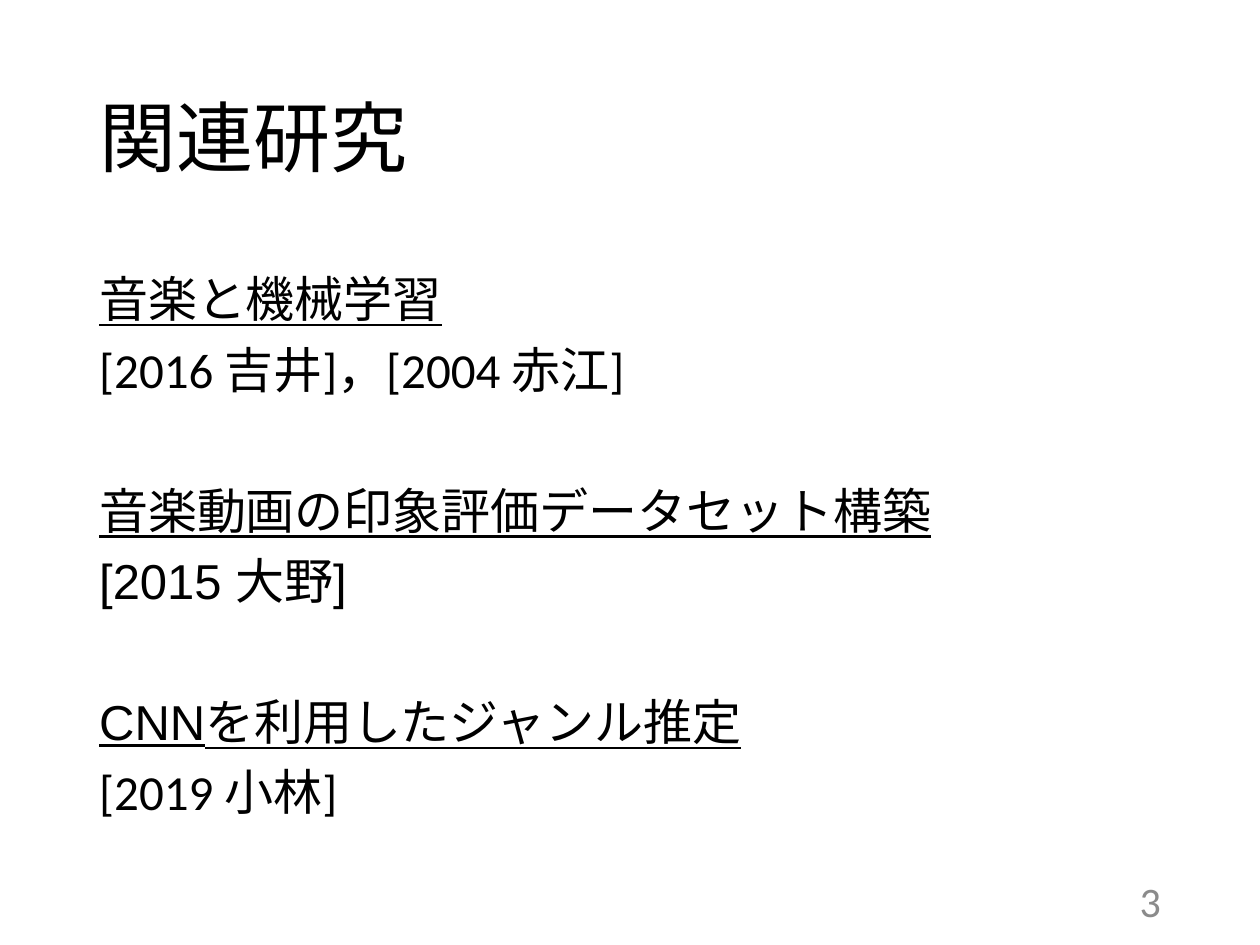
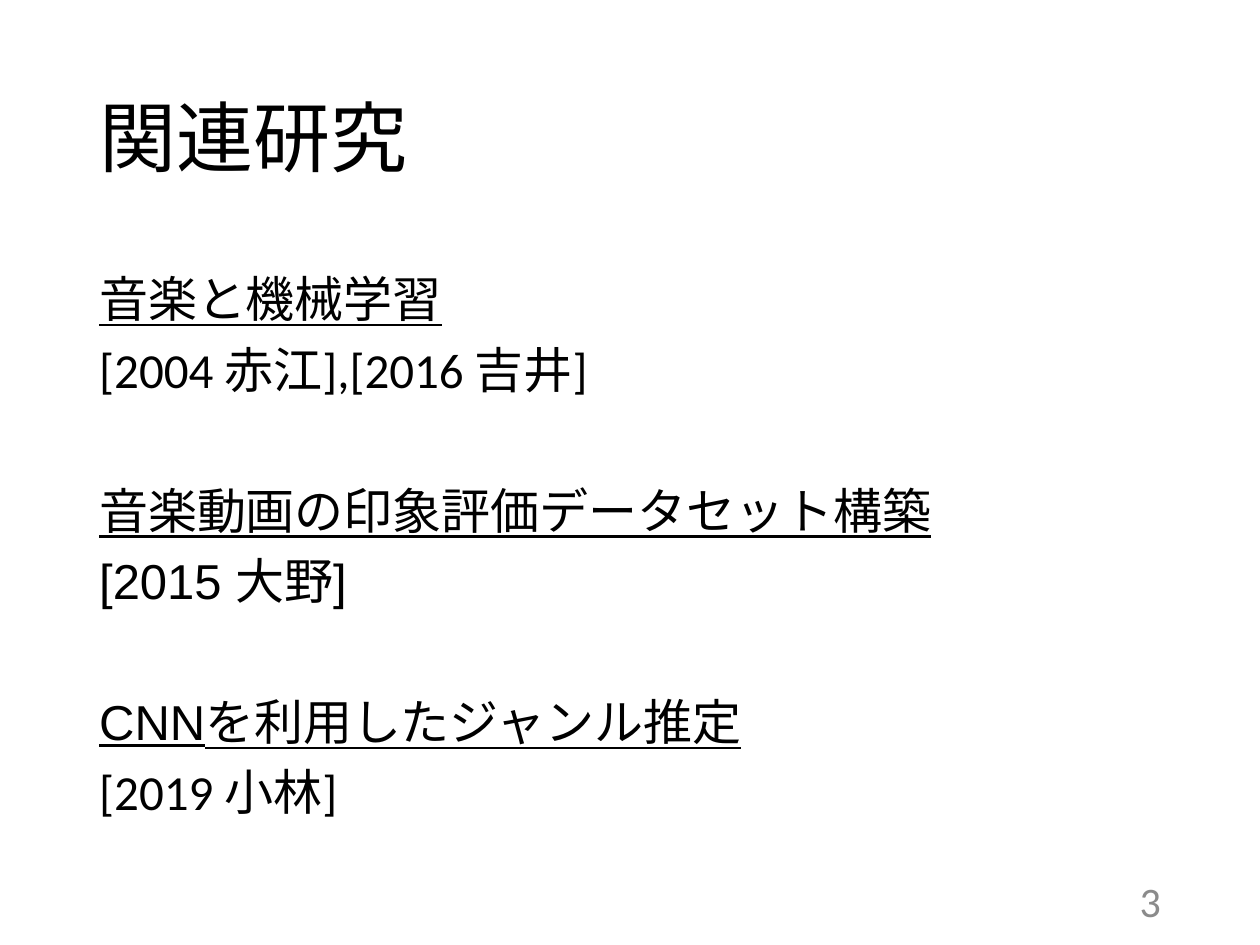
Before and after one commit to kait-takanolab/1821144-yoshii-thesis, a slide deck: slide 3 of 発表用スライド/1821144_卒研発表.pptx. Drawn at 1260x945 pixels with LibreOffice and Linux fonts; fonts in the diff are those of the drawing. Boxes give left, top, right and bottom in pixels: in the first picture for what was removed or moved away, otherwise in the second. Text is boxed around its words. In the diff, an @@ line names an element or a change of style, - is before the commit and + after.

```diff
--- a/発表用スライド/1821144_卒研発表.pptx
+++ b/発表用スライド/1821144_卒研発表.pptx
@@ text at bbox=[99, 346, 588, 395]: text changed @@
-[2016 吉井]，[2004 赤江]
+[2004 赤江],[2016 吉井]
```
Also in this commit, not shown: 11 other slides changed, 2 slides added, 3 slides removed, 1 other file.
